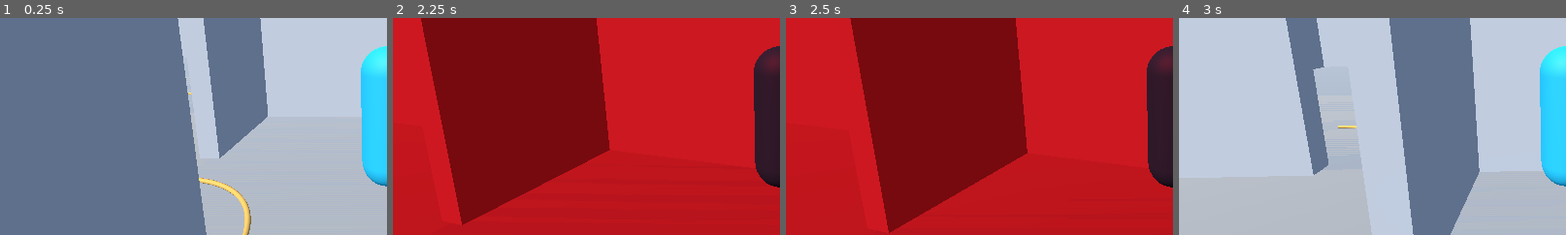
Above: before the commit, frames 1-4 (left to right).
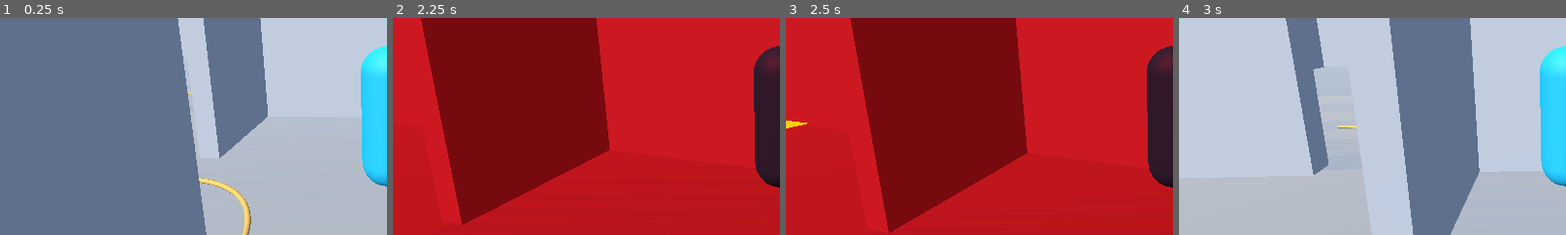
Above: after the commit, the same moments.

Repository: evanqjones/Comp440Project3
Game: Godot game, scene res://scenes/school_blockout_preview.tscn
Two runs of this game, one before a commit and one after it. Both use one fixed random seed, a clock stepped at 60 frames per second and the inputs below.
Inputs (mouse positions are % of the whole screen's width and height, from its top left):
- Up to frame 1 (0.25 s): no input
- Up to frame 2 (2.25 s): tap Enter at 0.5 s; move the mouse to (49, 52) at 0.52 s; hold Shift 0.53-1.28 s; hold W from 0.53 s (still down); move the mouse to (57, 51) at 1.27 s; tap Z at 1.35 s; move the mouse to (42, 49) at 2.02 s; hold Shift from 2.03 s (still down)
- Up to frame 3 (2.5 s): keep holding W; keep holding Shift
- Up to frame 4 (3 s): move the mouse to (51, 50) at 2.77 s; release W at 2.78 s; release Shift at 2.78 s; hold A from 2.78 s (still down); tap Z at 2.85 s
The pictures show only the part of the screen within x 0-50%, y 37-87%; the shares and areas given below are measured in that part.

Frames 1-2 are identical in both runs. In frame 3, 0.1% of the frame differs, in the area x 0-6%, y 47-51%; in frame 4, nothing differs.

Commit message:
Add faster monster chase during Bell preview

Diff:
--- a/scenes/monster_placeholder.gd
+++ b/scenes/monster_placeholder.gd
@@ -5,6 +5,7 @@
 @export_range(0.1, 3.0, 0.1) var preview_patrol_speed: float = 0.5
 @export_range(0.25, 5.0, 0.25) var preview_patrol_half_length: float = 1.75
 @export_range(0.1, 10.0, 0.1) var preview_short_chase_speed: float = 4.5
+@export_range(0.1, 15.0, 0.1) var preview_bell_chase_speed: float = 6.5
 @export_range(0.1, 5.0, 0.1) var preview_lose_sight_grace: float = 1.0
 
 signal monster_state_changed(state_id: StringName)
@@ -17,6 +18,7 @@
 var _patrol_active := false
 var _player_target: Node3D
 var _lost_sight_time := 0.0
+var _preview_bell_active := false
 
 func _ready() -> void:
     _create_opaque_search_cone()
@@ -36,7 +38,18 @@
 func set_player_target(player: Node3D) -> void:
     _player_target = player
 
+func set_preview_bell_active(active: bool) -> void:
+    if _preview_bell_active == active:
+        return
+    _preview_bell_active = active
+    _lost_sight_time = 0.0
+    _set_state(&"BELL_CHASE" if active else &"PATROL")
+
 func _physics_process(delta: float) -> void:
+    if _preview_bell_active:
+        _update_bell_chase()
+        return
+
     if current_state == &"SHORT_CHASE":
         _update_short_chase(delta)
         return
@@ -48,6 +61,24 @@
         return
 
     _update_patrol(delta)
+
+func _update_bell_chase() -> void:
+    if not is_instance_valid(_player_target):
+        velocity = Vector3.ZERO
+        move_and_slide()
+        return
+
+    var direction := _player_target.global_position - global_position
+    direction.y = 0.0
+    if direction.length_squared() < 0.01:
+        velocity = Vector3.ZERO
+        move_and_slide()
+        return
+
+    direction = direction.normalized()
+    velocity = direction * preview_bell_chase_speed
+    move_and_slide()
+    look_at(global_position + direction, Vector3.UP)
 
 func _update_patrol(delta: float) -> void:
     if not _patrol_active:
--- a/scenes/school_blockout_preview.gd
+++ b/scenes/school_blockout_preview.gd
@@ -105,6 +105,7 @@
     preview_environment.environment.ambient_light_color = BELL_AMBIENT if _bell_debug_active else NORMAL_AMBIENT
     preview_light.light_color = Color(1.0, 0.12, 0.16) if _bell_debug_active else Color.WHITE
     bell_status.text = "BELL DEBUG: ON (Z)" if _bell_debug_active else "BELL DEBUG: OFF (Z)"
+    monster.call("set_preview_bell_active", _bell_debug_active)
 
 func _find_room_floor(node: Node, room_name: String) -> MeshInstance3D:
     if node is MeshInstance3D and node.name.to_lower().contains(room_name):
Not shown, changed: After-School-AI-GDD/docs/PROGRESS.md
Not shown, changed: GODOT_SCHOOL_PREVIEW.md
Not shown, changed: WORK_LOG.md
